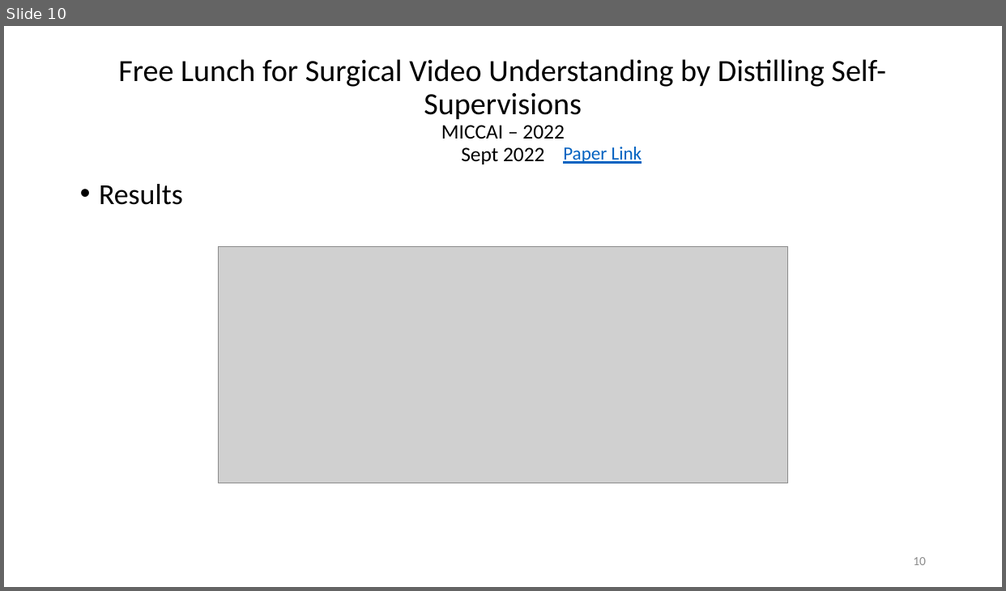
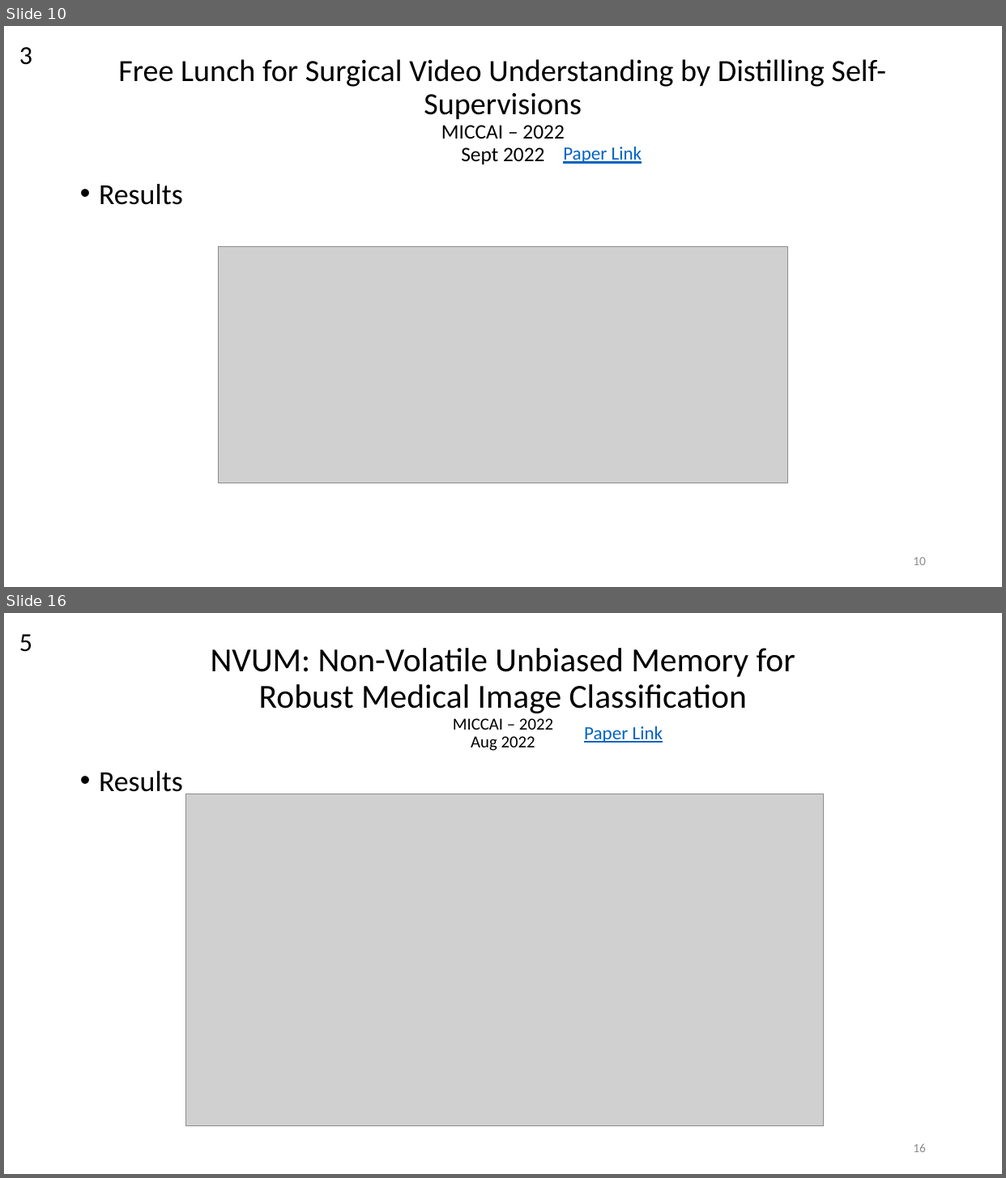
Before and after one commit to bluesaiyancodes/KITReports, a slide deck: Presentations/MICCAI Paper Reviews.pptx. Shown one above the other, each under a label of ours: slide 10 before the commit, slides 10 and 16 after it; the slides between them are not shown. The pictures are 1006x591 and 1006x1178 pixels, drawn with LibreOffice and Linux fonts; fonts in the diff are those of the drawing; grey boxes stand for pictures. Boxes give left, top, right and bottom in pixels: in the first picture for what was removed or moved away, otherwise in the second. Text is boxed around its words. In the diff, an @@ line names an element or a change of style, - is before the commit and + after.

```diff
--- a/Presentations/MICCAI Paper Reviews.pptx
+++ b/Presentations/MICCAI Paper Reviews.pptx
@@ slide 16 added at (x1=4, y1=613, x2=1002, y2=1174), background #FFFFFF @@
@@ text added at (x1=19, y1=634, x2=32, y2=652), 25 pt, text #000000 @@
+5
@@ title added at (x1=211, y1=648, x2=795, y2=751), 32.4 pt, text #000000 @@
+NVUM: Non-Volatile Unbiased Memory for
+Robust Medical Image Classification
+MICCAI – 2022
+Aug 2022
@@ text added at (x1=584, y1=726, x2=663, y2=743), 18 pt, text #0563C1, underline @@
+Paper Link
@@ text added at (x1=99, y1=771, x2=183, y2=792), 28 pt, text #000000 @@
+• Results
@@ picture added at (x1=186, y1=794, x2=824, y2=1127) @@
@@ page number added at (x1=913, y1=1144, x2=926, y2=1152), 12 pt, text #8C8C8C @@
+16
@@ slide 10 changed as well @@
@@ text added at (x1=19, y1=47, x2=32, y2=65), 25 pt, text #000000 @@
+3
```
Also in this commit, not shown: 8 other slides changed, 11 other slides added.
